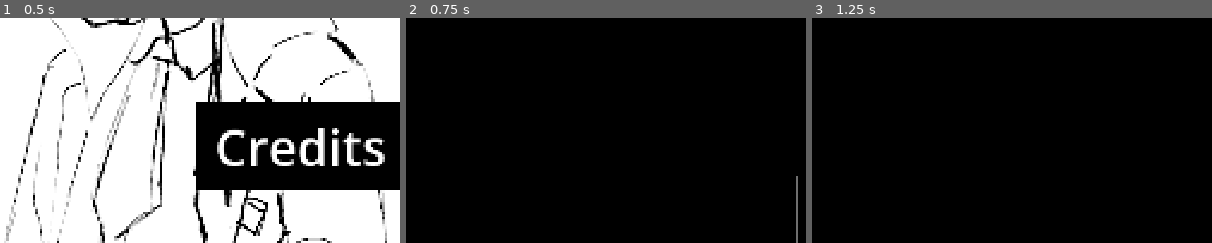
Above: before the commit, frames 1-3 (left to right).
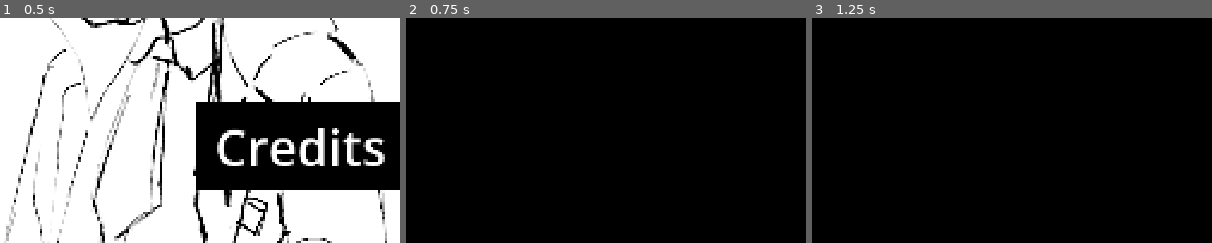
Above: after the commit, the same moments.

Repository: ricardobusta/globalgamejam2026
Game: Godot game, scene res://scenes/title.tscn
Two runs of this game, one before a commit and one after it. Both use one fixed random seed, a clock stepped at 60 frames per second and the inputs below.
Inputs:
- Up to frame 1 (0.5 s): no input
- Up to frame 2 (0.75 s): click "Play" at 0.5 s
- Up to frame 3 (1.25 s): no input
The pictures show only the part of the screen within x 46-96%, y 50-100%; the shares and areas given below are measured in that part.

Frame 1 is identical in both runs. In frame 2, 0.1% of the frame differs, in the area x 97-98%, y 70-100%; in frame 3, nothing differs.

Commit message:
change box offset

Diff:
--- a/furto/assets/ui/vn_canvas.tscn
+++ b/furto/assets/ui/vn_canvas.tscn
@@ -67,7 +67,8 @@
 pivot_offset_ratio = Vector2(0.5, 0.5)
 theme = SubResource("Theme_7biu0")
 bbcode_enabled = true
-text = "Lorem ipsum dolor sit amet, consectetur adipiscing e …(235 unchanged characters)… vel erat eget, tincidunt imperdiet urna. Phasellus lacinia viverra ex ut molestie."
+text = "Lorem ipsum dolor sit amet, consectetur adipiscing e …(235 unchanged characters)… vel erat eget, tincidunt imperdiet urna."
+scroll_active = false
 
 [node name="NameLabel" type="Label" parent="Root/TextPanel" unique_id=1359437075]
 layout_mode = 1
@@ -75,9 +76,9 @@
 anchor_left = 0.5
 anchor_right = 0.5
 offset_left = -118.0
-offset_top = -70.0
+offset_top = -72.0
 offset_right = 119.0
-offset_bottom = 11.0
+offset_bottom = 9.0
 grow_horizontal = 2
 pivot_offset_ratio = Vector2(0.5, 0.5)
 theme = SubResource("Theme_6ds0g")
